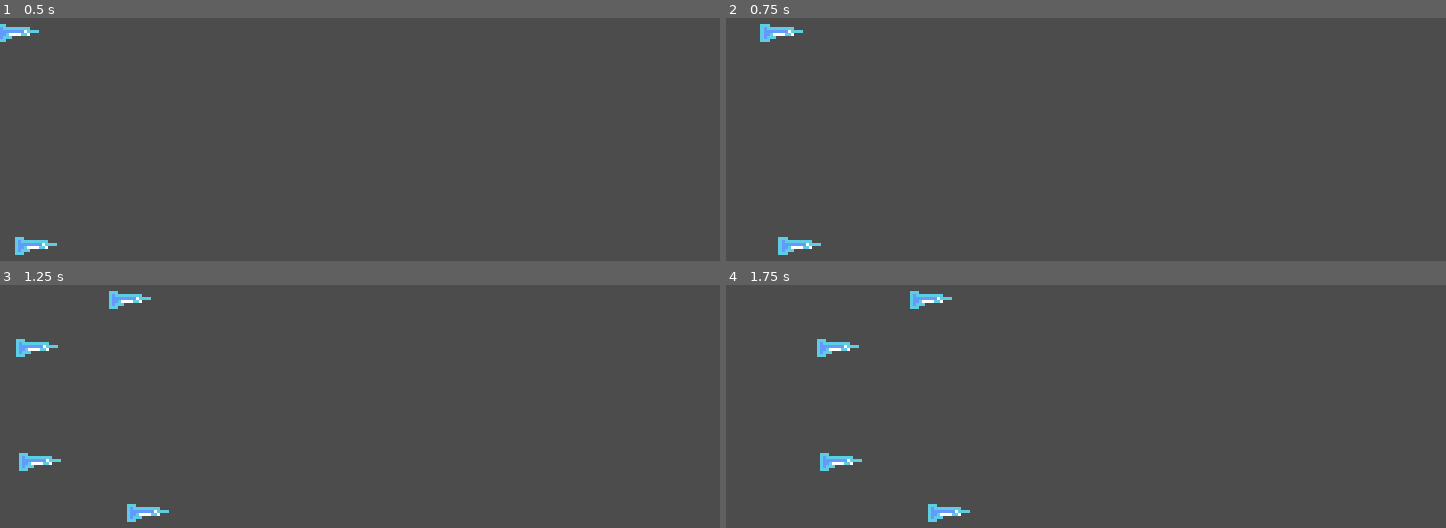
Above: before the commit, frames 1-4 (two rows, left to right).
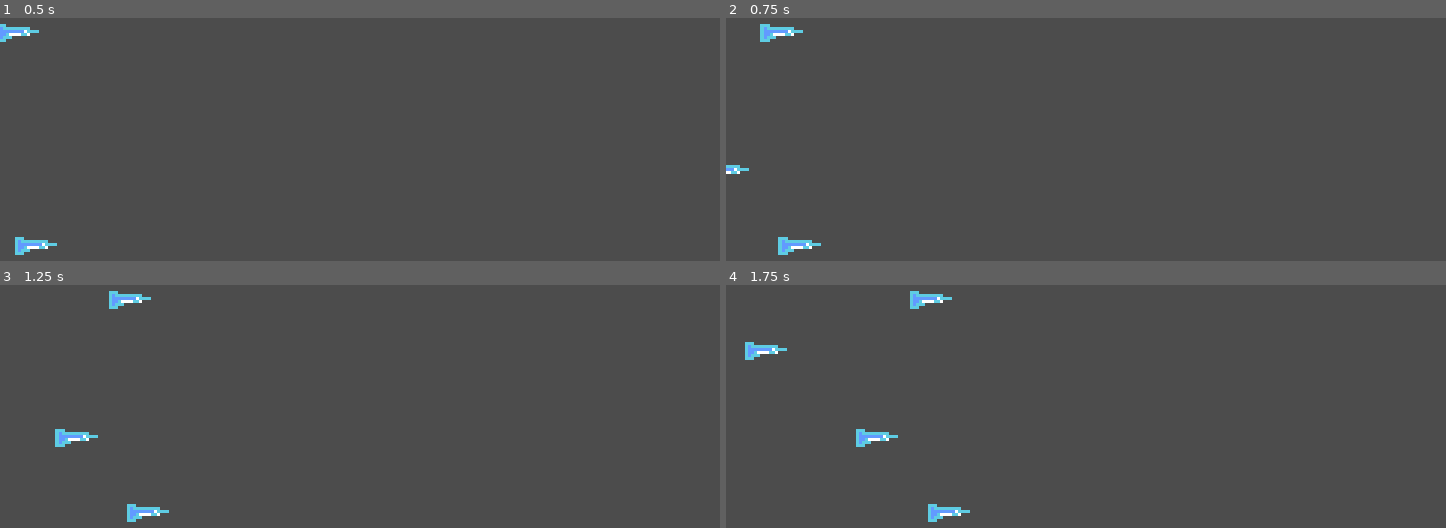
Above: after the commit, the same moments.

Repository: sugarvoid/winter-break-jam
Game: Godot game, scene res://game/danger_object/wave/sickle_wave_left_top.tscn
The game is run twice, just before and just after one commit, with the same random seed, the same clock (stepped at 60 frames per second) and the same inputs. This scene is started directly instead of the project's main scene.
Inputs:
- Up to frame 1 (0.5 s): no input
- Up to frame 2 (0.75 s): tap Enter (ui_accept) at 0.5 s; hold D (move_right) from 0.53 s (still down); tap Space (dash) at 0.6 s
- Up to frame 3 (1.25 s): keep holding D (move_right); tap W (jump) at 0.77 s
- Up to frame 4 (1.75 s): keep holding D (move_right); tap Space (dash) at 1.35 s; tap W (jump) at 1.52 s

Frame 1 is identical in both runs. In frame 2, less than 0.1% of the frame differs, in the area x 0-4%, y 60-65%; in frame 3, 0.7%; in frame 4, 1.0%, in the area x 2-24%, y 22-77%.

Commit message:
Change LeftTopWave and add godot to credits

Diff:
--- a/game/danger_object/wave/sickle_wave_left_top.tscn
+++ b/game/danger_object/wave/sickle_wave_left_top.tscn
@@ -11,12 +11,12 @@
 rotation_d = 0
 
 [node name="IceSickle2" parent="Hazards" index="1" instance=ExtResource( 1 )]
-position = Vector2( -49, 30 )
+position = Vector2( -73, 31 )
 speed = 50
 rotation_d = 0
 
 [node name="IceSickle3" parent="Hazards" index="2" instance=ExtResource( 1 )]
-position = Vector2( -48, 68 )
+position = Vector2( -36, 60 )
 speed = 50
 rotation_d = 0
 
--- a/game/game.tscn
+++ b/game/game.tscn
@@ -67,6 +67,7 @@
 
 [node name="BackgroundMusic" type="AudioStreamPlayer" parent="."]
 stream = ExtResource( 5 )
+volume_db = -10.0
 
 [node name="GameOverSound" type="AudioStreamPlayer" parent="."]
 stream = ExtResource( 11 )
--- a/game/menu/title_menu.tscn
+++ b/game/menu/title_menu.tscn
@@ -142,13 +142,15 @@
 color = Color( 0.0313726, 0.101961, 0.219608, 1 )
 
 [node name="Label" type="Label" parent="Credits/ColorRect"]
-margin_left = 4.0
+margin_left = 8.0
 margin_top = 4.0
-margin_right = 346.0
-margin_bottom = 235.0
-rect_scale = Vector2( 0.2, 0.2 )
+margin_right = 350.0
+margin_bottom = 275.0
+rect_scale = Vector2( 0.17, 0.17 )
 custom_fonts/font = SubResource( 4 )
 text = "Credits
+
+Made with Godot
 
 Programmer and Artist
 SugarVoid
@@ -164,6 +166,7 @@
 
 [node name="AudioStreamPlayer" type="AudioStreamPlayer" parent="."]
 stream = ExtResource( 3 )
+volume_db = -10.0
 
 [node name="AnimationPlayer" type="AnimationPlayer" parent="."]
 anims/title_sway = SubResource( 3 )
